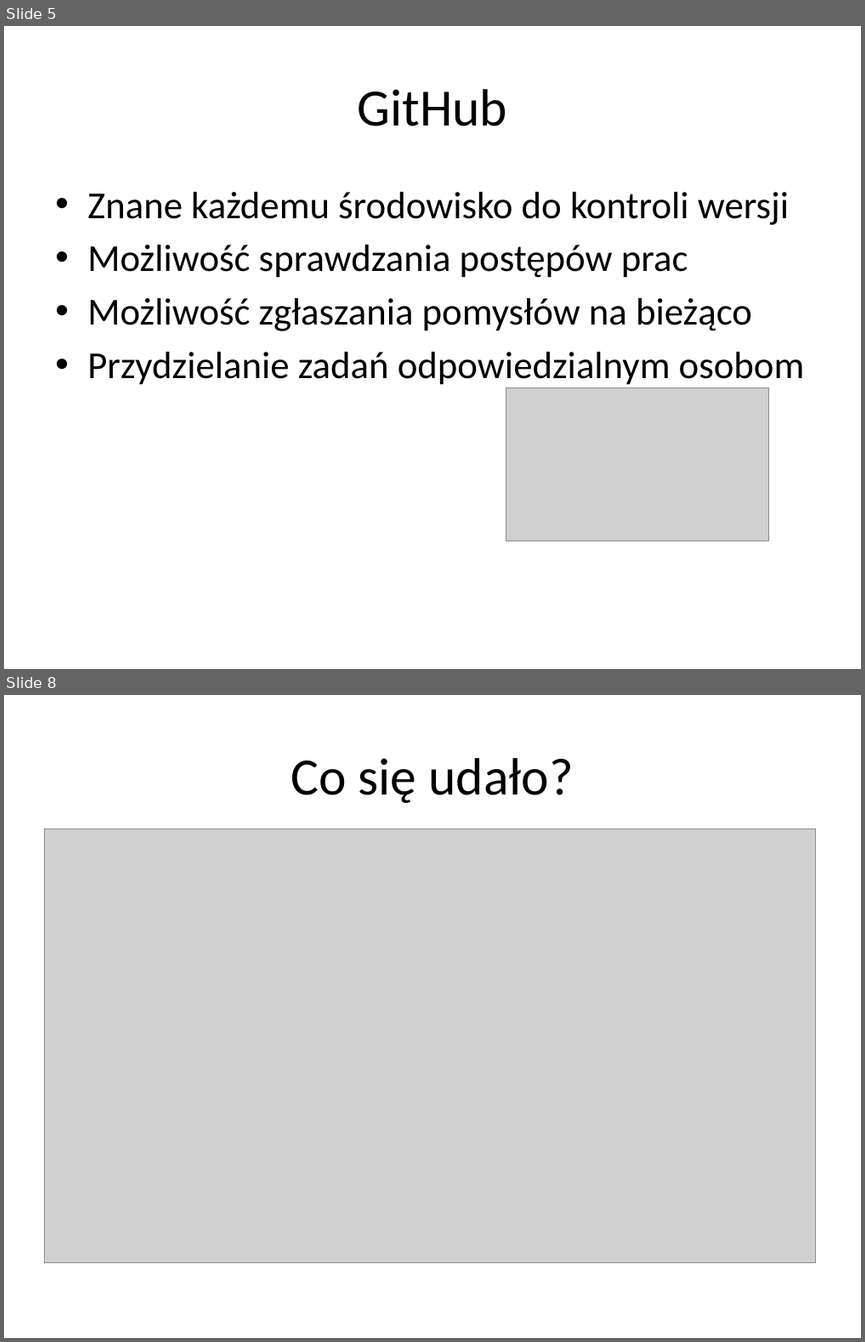
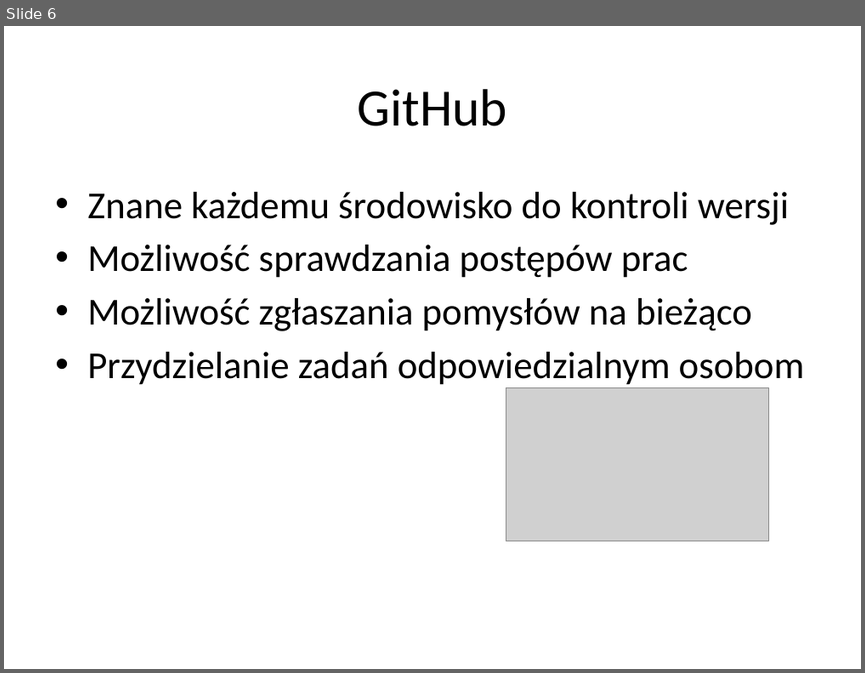
Before and after one commit to nielu/RandomGame, a slide deck: RandomGame.pptx. Shown one above the other, each under a label of ours: slides 5 and 8 before the commit, slide 6 after it; the slides between them are not shown. The pictures are 865x1342 and 865x673 pixels, drawn with LibreOffice and Linux fonts; fonts in the diff are those of the drawing; grey boxes stand for pictures; background and template pictures are left out. Boxes give left, top, right and bottom in pixels: in the first picture for what was removed or moved away, otherwise in the second. Text is boxed around its words. In the diff, an @@ line names an element or a change of style, - is before the commit and + after.

```diff
--- a/RandomGame.pptx
+++ b/RandomGame.pptx
@@ slide 8 removed at [4, 695, 861, 1338], background #FFFFFF @@
@@ title removed at [291, 758, 573, 803] @@
-Co się udało?
@@ picture removed at [44, 828, 816, 1262] @@
@@ what was slide 5 is now slide 6 @@
```
Also in this commit, not shown: 8 slides changed, 5 slides added, 1 other slide removed.
